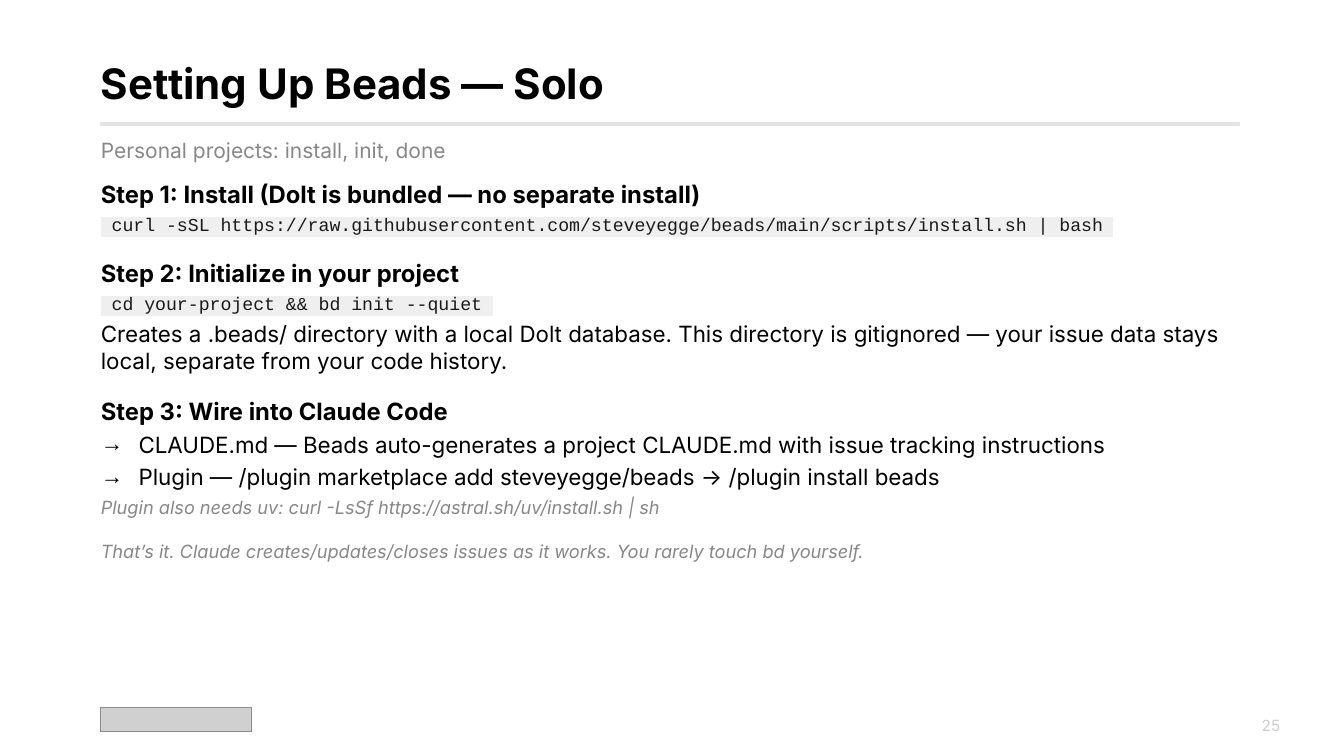
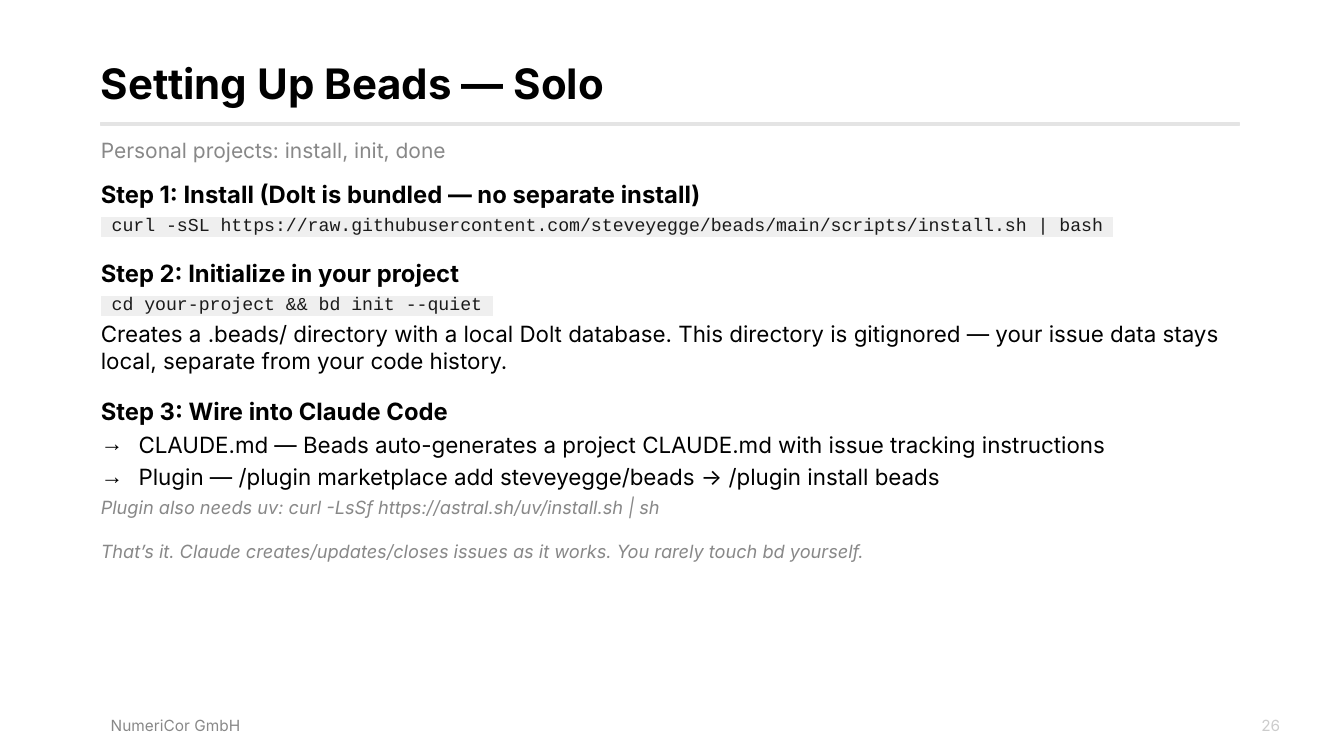
Before and after one commit to karabelaselias/claude-code-workshop-2026, a slide deck: slide 26 of claude_code_workshop_v2.pptx (slide 25 before the commit). Drawn at 1344x756 pixels with LibreOffice and Linux fonts; fonts in the diff are those of the drawing; grey boxes stand for pictures. Boxes give left, top, right and bottom in pixels: in the first picture for what was removed or moved away, otherwise in the second. Text is boxed around its words. In the diff, an @@ line names an element or a change of style, - is before the commit and + after.

```diff
--- a/claude_code_workshop_v2.pptx
+++ b/claude_code_workshop_v2.pptx
@@ picture removed at <box>101,708,252,731</box> @@
@@ text added at <box>111,719,240,731</box>, 11 pt, text #888888 @@
+NumeriCor GmbH
```
Also in this commit, not shown: 29 other slides changed, 4 slides added, 3 slides removed.
